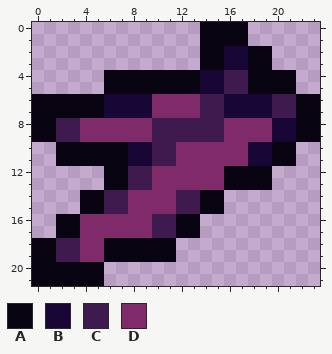
Edited in one commit: pixel-art sprite (Gores/Enemies/PurpFabric2.png). The picture above is the old version.
The file is 24x22 pixels.
Palette (. is transparent): A #090412  B #170636  C #3e1a4f  D #7f2a69
Pixels before, first column x 0:
 0 ..............AAAA......
 1 ..............AAAA......
 2 ..............AABBAA....
 3 ..............AABBAA....
 4 ......AAAAAAAABBCCAAAA..
 5 ......AAAAAAAABBCCAAAA..
 6 AAAAAABBBBDDDDCCBBBBCCAA
 7 AAAAAABBBBDDDDCCBBBBCCAA
 8 AACCDDDDDDCCCCCCDDDDBBAA
 9 AACCDDDDDDCCCCCCDDDDBBAA
10 ..AAAAAABBCCDDDDDDBBAA..
11 ..AAAAAABBCCDDDDDDBBAA..
12 ......AACCDDDDDDAAAA....
13 ......AACCDDDDDDAAAA....
14 ....AACCDDDDCCAA........
15 ....AACCDDDDCCAA........
16 ..AADDDDDDCCAA..........
17 ..AADDDDDDCCAA..........
18 AACCDDAAAAAA............
19 AACCDDAAAAAA............
20 AAAAAA..................
21 AAAAAA..................
The same view after the edit:
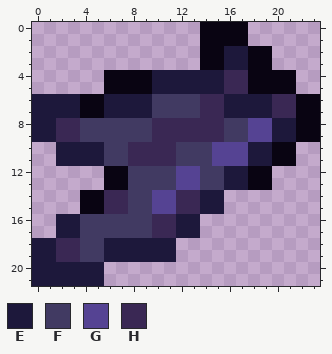
Colours new in this view: E #1d183b  F #413a62  G #554393  H #3a2854
From old to new:
Changed rows in their new state; - is an unchanged pixel.
first column x 0:
 2 ----------------EE----
 3 ----------------EE----
 4 ----------EEEEEEHH----
 5 ----------EEEEEEHH----
 6 EEEE--EEEEFFFFHHEEEEHH
 7 EEEE--EEEEFFFFHHEEEEHH
 8 EEHHFFFFFFHHHHHHFFGGEE
 9 EEHHFFFFFFHHHHHHFFGGEE
10 --EEEEFFHHHHFFFGGGEE--
11 --EEEEFFHHHHFFFGGGEE--
12 --------FFFFGGFFEE----
13 --------FFFFGGFFEE----
14 ------HHFFGGHHEE------
15 ------HHFFGGHHEE------
16 --EEFFFFFFHHEE--------
17 --EEFFFFFFHHEE--------
18 EEHHFFEEEEEE----------
19 EEHHFFEEEEEE----------
20 EEEEEE----------------
21 EEEEEE----------------
Pixel boxes of the changes (left, top, right, bottom) in both pictures:
changed: (32, 46, 296, 286)
